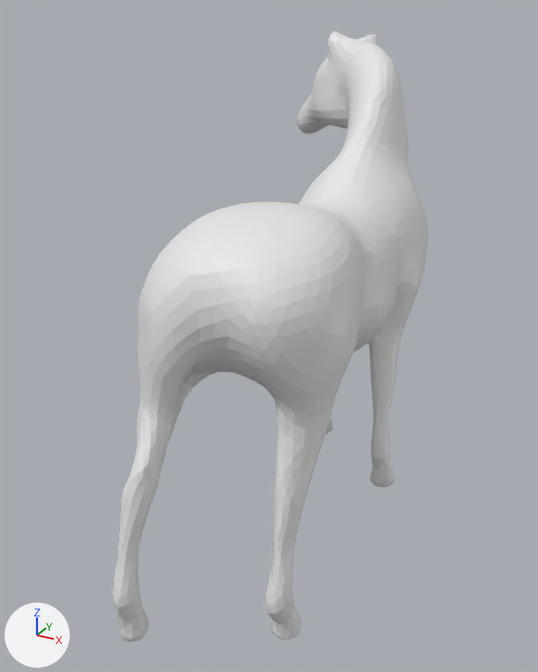
The OBJ model tutorial/data/horsers-param-full-seamless.obj, before and after one commit.
Rendered twice from a camera (50 mm lens) standing at (0.103, -0.201, 0.081) and looking at (-0.003, -0.008, -0.015). Arrows for +X, +Y and +Z are at lower left; the lights stay in place. Where no turn or scale is listed for an object, it has been applied to the vertices.

The first picture shows 'horsers-param-full-seamless'.
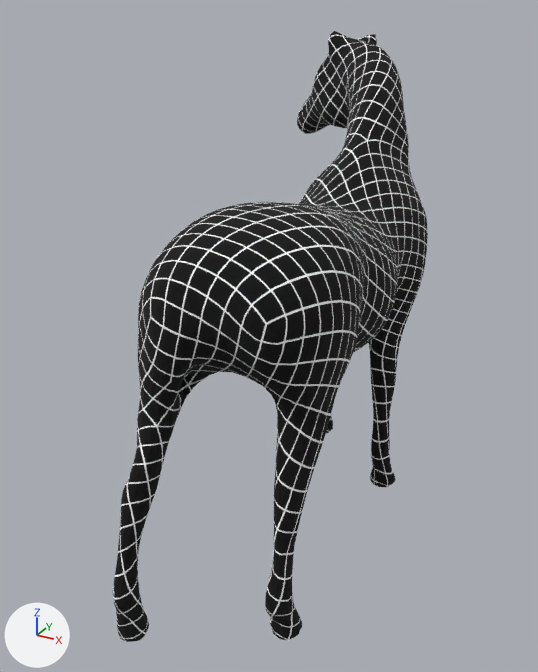
Where the change shows, as pixel boxes [x1, y1, x2, y2] in the pictures (538 x 672 px):
'horsers-param-full-seamless', recoloured (white to grey): [113, 31, 428, 642] in both

What the commit changed:
Picture 'black_square.png' (img_black_square_png) is new.
Material 'material_0' (mat_material_0) is new.
Its texture is img_black_square_png.
Its roughness is 1.0.
me_horsers_param_full_seamless has 3002 vertices, 6000 faces and spans x -0.041..0.042, y -0.09..0.091, z -0.076..0.074.
me_horsers_param_full_seamless now uses material mat_material_0 (picture img_black_square_png).
